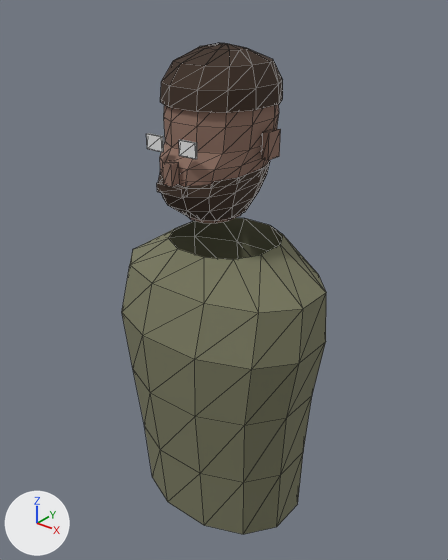
A saved change to the glTF model assets/models/operators/core-pack.glb.
One viewpoint serves both versions: a camera (50 mm lens) standing at (0.627, -0.784, 1.894) and looking at (-0.001, 0.001, 1.407). The axes (+X, +Y, +Z) are drawn at lower left. The lights are the same throughout. The picture after the commit comes second. Mesh edges are drawn as thin lines. Where no turn or scale is listed for an object, it has been applied to the vertices.

Objects in the first picture: 'SK_Core_Beard', 'SK_Core_Hair', 'SK_Core_Head', 'SK_Core_Lids', 'SK_Core_Shirt' and 1 more.
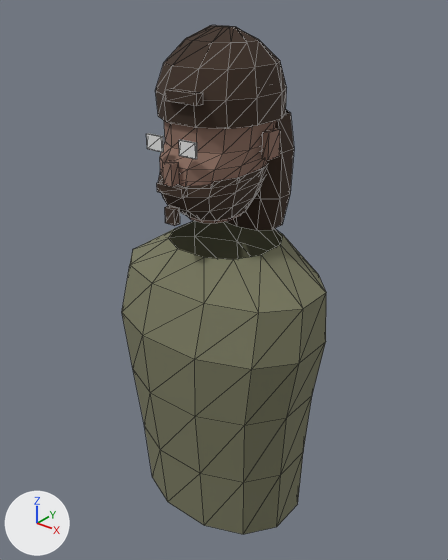
Boxes [x1, y1, x2, y2] around the edits, measured in the pictures (448 x 560 px):
'SK_Core_Hair_Swept', added (brown): after [155, 25, 286, 129]
'SK_Core_Hair_Long', added: after [225, 110, 294, 230]
'SK_Core_Goatee', added: after [165, 205, 180, 226]
'SK_Core_Hair', unchanged, covered by the edit: before [160, 43, 283, 112]

Patch to the scene script:
```diff
--- a/assets/models/operators/core-pack.glb.py
+++ b/assets/models/operators/core-pack.glb.py
@@ me_sk_core_hair_swept @@
+me_sk_core_hair_swept.from_pydata(...)  # 68 vertices, 118 faces; spans x -0.091..0.091, y -0.113..0.095, z 1.7..1.83
+me_sk_core_hair_swept.materials.append(mat_m_hair)  # brown #3b2a1e
@@ me_sk_core_hair_long @@
+me_sk_core_hair_long.from_pydata(...)  # 100 vertices, 166 faces; spans x -0.087..0.087, y -0.097..0.122, z 1.5..1.806
+me_sk_core_hair_long.materials.append(mat_m_hair)  # brown #3b2a1e
@@ me_sk_core_goatee @@
+me_sk_core_goatee.from_pydata(...)  # a box spanning x -0.01..0.01, y -0.1325..-0.1205, z 1.553..1.579
+me_sk_core_goatee.materials.append(mat_m_hair)  # brown #3b2a1e
@@ ob_sk_core_hair_swept @@
+ob_sk_core_hair_swept = bpy.data.objects.new('SK_Core_Hair_Swept', me_sk_core_hair_swept)
+ob_sk_core_hair_swept.location = (0.0, 0.0, 0.0)
@@ ob_sk_core_hair_long @@
+ob_sk_core_hair_long = bpy.data.objects.new('SK_Core_Hair_Long', me_sk_core_hair_long)
+ob_sk_core_hair_long.location = (0.0, 0.0, 0.0)
@@ ob_sk_core_goatee @@
+ob_sk_core_goatee = bpy.data.objects.new('SK_Core_Goatee', me_sk_core_goatee)
+ob_sk_core_goatee.location = (0.0, 0.0, 0.0)
```
